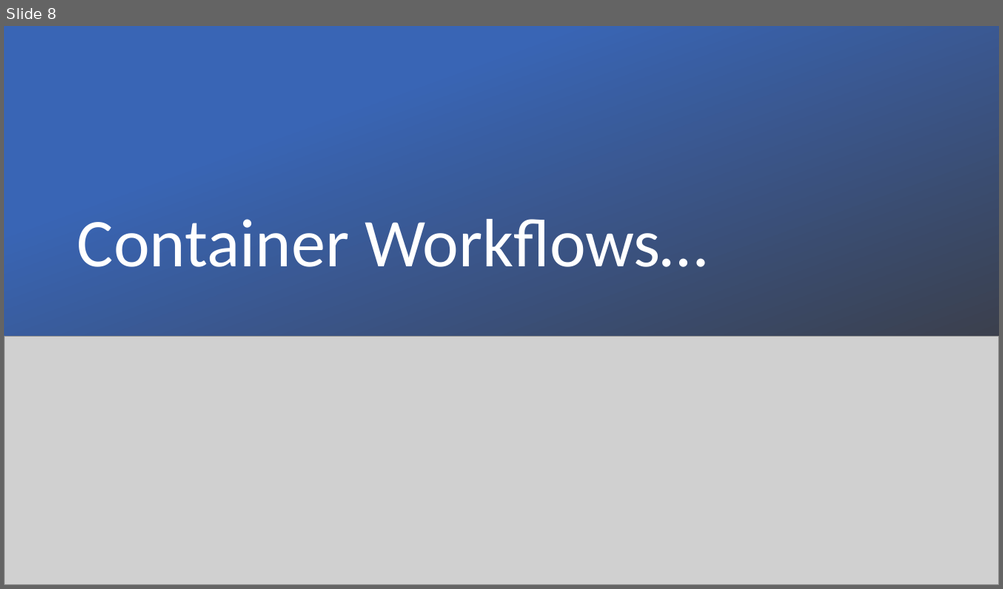
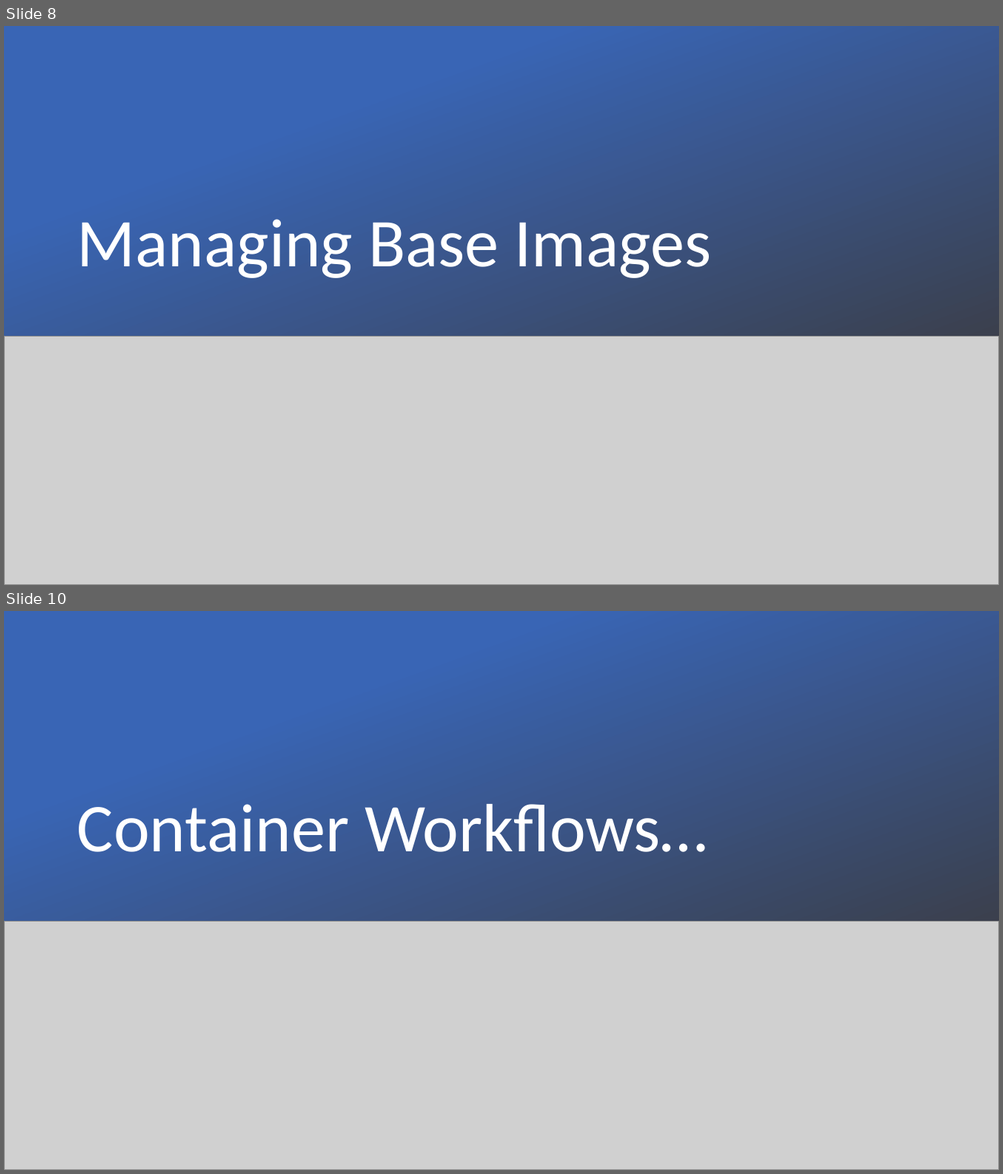
Before and after one commit to SteveLasker/Presentations, a slide deck: ACR/KubeCon-2019-Twistlock-ContainerSecurityDay-SteveLasker.pptx. Shown one above the other, each under a label of ours: slide 8 before the commit, slides 8 and 10 after it; the slides between them are not shown. The pictures are 1003x589 and 1003x1174 pixels, drawn with LibreOffice and Linux fonts; fonts in the diff are those of the drawing; grey boxes stand for pictures. Boxes give left, top, right and bottom in pixels: in the first picture for what was removed or moved away, otherwise in the second. Text is boxed around its words. In the diff, an @@ line names an element or a change of style, - is before the commit and + after.

```diff
--- a/ACR/KubeCon-2019-Twistlock-ContainerSecurityDay-SteveLasker.pptx
+++ b/ACR/KubeCon-2019-Twistlock-ContainerSecurityDay-SteveLasker.pptx
@@ slide 8 added at <box>4,26,999,585</box>, background #FFFFFF @@
@@ rectangle added at <box>4,26,999,480</box>, fill gradient #3965B5 to #3B3838 @@
@@ title added at <box>77,219,711,278</box>, 66 pt, text #FFFFFF @@
+Managing Base Images
@@ picture added at <box>4,337,999,585</box> @@
@@ what was slide 8 is now slide 10 @@
```
Also in this commit, not shown: 1 slide changed, 6 other slides added.
